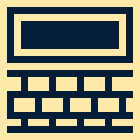
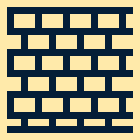
Two versions of the same layered image (140x140). Layer-by-layer changes:
painted on "Layer 1" over (7, 14, 133, 70)
